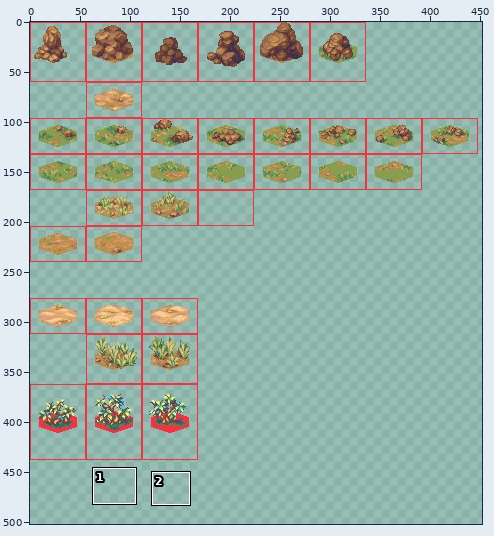
Sprite sheet -- public/assets/hex-tile-experiment-tiles.png. Above: a wide view before the commit, with the close-up outlined.
Close-up. Before the edit:
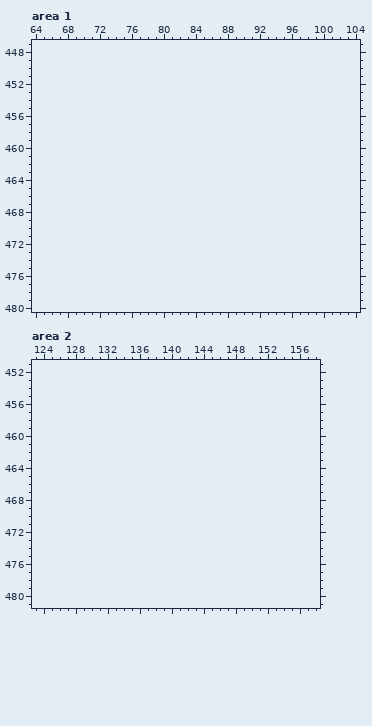
The file is 648x444 pixels. Shown: area 1: x 64..104, y 447..480; area 2: x 123..158, y 451..481. The old version is drawn lined up with the new one, on the new canvas. The wide view leaves out empty margins. The commit also changed other parts of the picture, which this record leaves out.
The result:
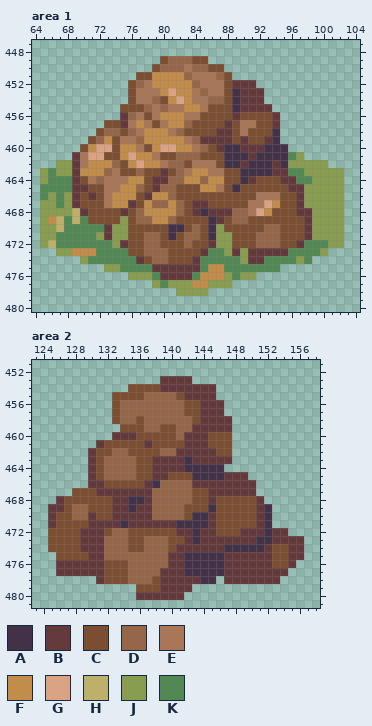
Palette (. is transparent): A #433147  B #653a3c  C #7b4d31  D #966648  E #a97758  F #c28c4b  G #daa383  H #bdb06a  J #889d50  K #518853
Edits made:
canvas 648x444 -> 648x564
Area 1:
y 449: x 80..85 ...... -> CDDDCC
y 450: x 79..87 ......... -> CDDDEDDCC
y 451: x 77..88 ............ -> CCFFFFDEEEDC
y 452: x 76..91 ................ -> CDEFFFFFDEEECBBB
y 453: x 76..92 ................. -> CEEEFGFFEDEECABBB
y 454: x 76..92 ................. -> CEEDCFGFEEDDCABBB
y 455: x 75..93 ................... -> CCCDEDEEFFECCCABBBB
y 456: x 75..94 .................... -> BDECEFFFEECCCCBCCCCB
y 457: x 73..94 ...................... -> CCBEFECEFFDCCCCBCEECCB
y 458: x 72..94 ....................... -> CDDCDEFFFEDCCCCBBCECCCA
y 459: x 71..94 ........................ -> CDFCEEDFFFFFEDBBBBCBCCBA
y 460: x 70..95 .......................... -> CFGGCFFECFGGFFEDCBAABBBAAA
y 461: x 69..97 ............................. -> BEGGCCFGFFECCDDDCCCAAABAAAAKJ
y 462: x 67..100 .................................. -> JJBEFFFDCFGFFEDDCEEECAABAAABAJJJJJ
y 463: x 65..102 ...................................... -> JKJJBFFFDECCDCCBCDEFFEECCAAAABBKKJJJJJ
y 464: x 65..102 ...................................... -> JKKKBCEDEEEFFCBBDDFFDFFCCABCCCBBKKJJJJ
y 465: x 65..102 ...................................... -> KKKKBBCCEEFFDCBDDCCCFFECACCCCCCBBJJJJJ
y 466: x 65..102 ...................................... -> KJKJBCBCEFFFCBFFDCCCCCCCCCCEEECCBJJJJJ
y 467: x 65..102 ...................................... -> JJKJBCCCEFFBCFDDFDCBBCCCCCEEGFCCBJJJJJ
y 468: x 65..102 ...................................... -> JJJJHBCCCCBCDFFFFDCBABBBDDEGFCCCBBJJJJ
y 469: x 65..102 ...................................... -> JFHKHKCCCCJCDDFFDCCCCABCDDCCCCCCCBJJJJ
y 470: x 65..102 ...................................... -> JJHKKKKKBJJCCCCCAACDCAJCCCCCDDCCCBJJJJ
y 471: x 65..102 ...................................... -> JJKKKKKJBJJCCDDCACDDCAJJCCCDDDCCCBJJJJ
y 472: x 65..102 ...................................... -> JHKKKKKKKJBCCDDCCCDCCBJJCCCDDDCCBKKKJJ
y 473: x 67..100 .................................. -> JJFFFKKKKCCDDDCCCCBKKJBJBBBBBKKKKJ
y 474: x 70..98 ............................. -> JKKKKKKBCDDCCCBKKKKKJBBKKKKJK
y 475: x 73..94 ...................... -> JJKKKKBBBBBBKFFKKKKKKK
y 476: x 76..91 ................ -> JJJKBBBBKFFFJKJJ
y 477: x 79..88 .......... -> JKJJJFFJJJ
y 478: x 82..85 .... -> JJJJ
Area 2:
y 453: x 139..142 .... -> BBBB
y 454: x 135..145 ........... -> CCCCBBBBBBB
y 455: x 133..145 ............. -> CCCCDDDDCBBBB
y 456..457: x 133..146 .............. -> CDDDDDDDDCCBBB
y 458: x 133..147 ............... -> CDDCDDDDDDCBBBB
y 459: x 134..147 .............. -> CCCDDCCDDBBBBB
y 460: x 133..147 ............... -> BBBCCCCCDBBBCCC
y 461: x 131..147 ................. -> BCCCCCBCCCCBBBCCC
y 462: x 130..147 .................. -> BCCDDCCCCDDBBBBBCC
y 463: x 130..147 .................. -> BCDDDDCCBBBBABBBBB
y 464: x 130..146 ................. -> BCDDDDCCBBBBAAAAA
y 465: x 130..149 .................... -> BCDDDDCCBBCCCAAAABBB
y 466: x 130..150 ..................... -> BBCCCCCBADDDDBBBBBBBB
y 467: x 128..150 ....................... -> CCCBBBBBBBDDDDDCCBBBBBB
y 468: x 126..151 .......................... -> BCCCCCCBBAABDDDDDCCBCCCCCB
y 469: x 125..152 ............................ -> BBCDDCCCBBABBDDDDCCCACCCCCBA
y 470: x 125..152 ............................ -> BCCDDBCCBBBBBDDDDCAABCCCCCBA
y 471: x 125..152 ............................ -> BCCCCBBBBABBBBBBAAAABCCCCCBA
y 472: x 125..154 .............................. -> CCCCBBBCDDCCCCCCBBABBCCCBBBABB
y 473: x 125..156 ................................ -> CCCCBBBDDDCCDDDCCBABBBBBBBAABBBB
y 474: x 125..156 ................................ -> CCCCBBBDDDCCDDDCBBBBBBAAAAABCCBB
y 475: x 126..156 ............................... -> CCCCBBDDDDDDDDBBAAAAABBBBBBCCBB
y 476: x 126..155 .............................. -> BBBBBBCCCDDDDDBBAAAAABBBBBBCCB
y 477: x 126..154 ............................. -> BBBBBBCCCDDDDBBBAAAAABBBBBBBB
y 478: x 131..145 ............... -> BCCCDDDCBBBBBAA; x 147..153 ....... -> BBBBBBB
y 479: x 136..142 ....... -> CCCBBBB
y 480: x 136..141 ...... -> BBBBBB
